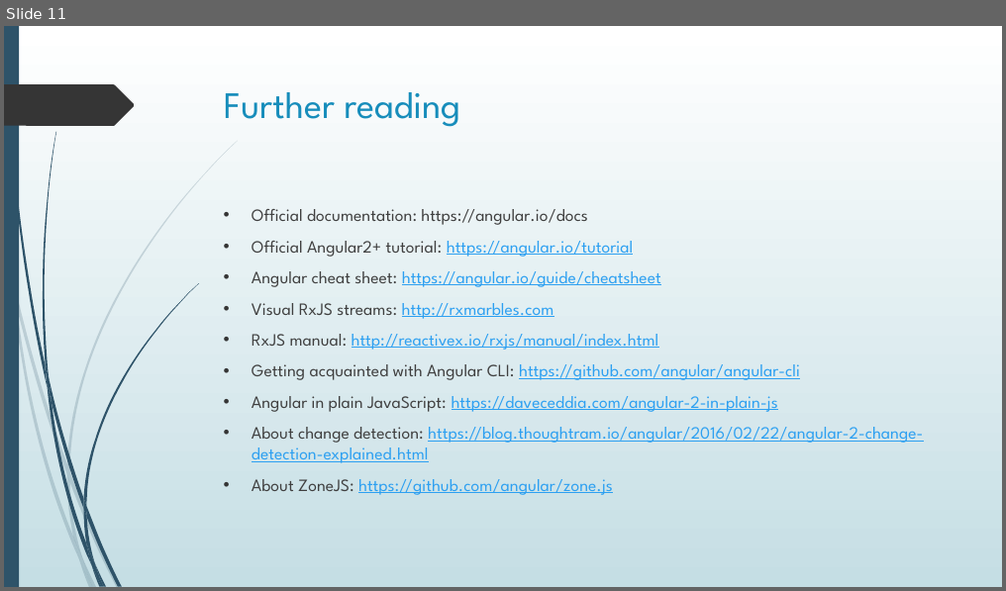
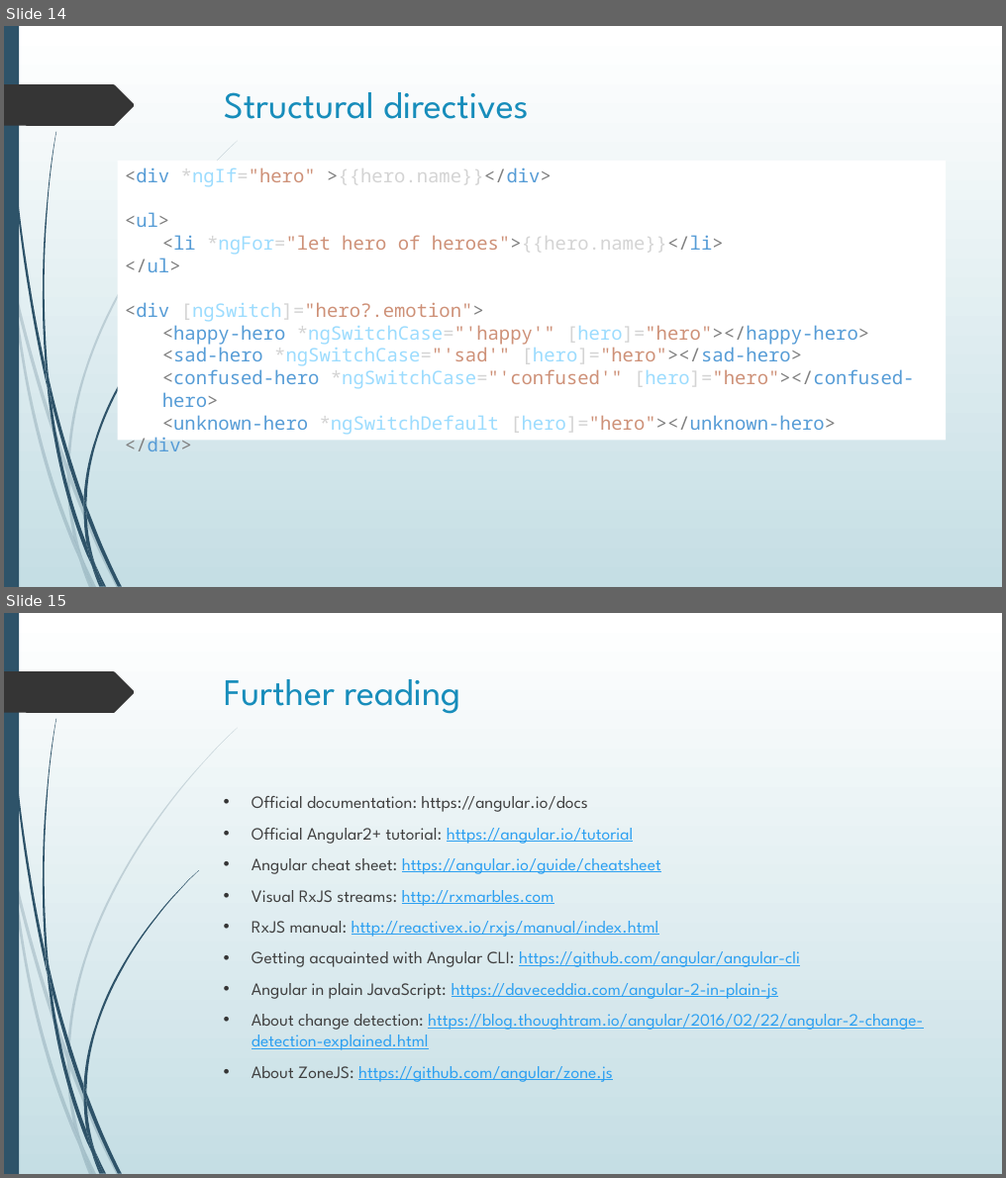
Before and after one commit to Mishurin/frontend-examples, a slide deck: angular/Angular.pptx. Shown one above the other, each under a label of ours: slide 11 before the commit, slides 14 and 15 after it. The pictures are 1006x591 and 1006x1178 pixels, drawn with LibreOffice and Linux fonts; fonts in the diff are those of the drawing. Boxes give left, top, right and bottom in pixels: in the first picture for what was removed or moved away, otherwise in the second. Text is boxed around its words. In the diff, an @@ line names an element or a change of style, - is before the commit and + after.

```diff
--- a/angular/Angular.pptx
+++ b/angular/Angular.pptx
@@ slide 14 added at box(4, 26, 1002, 587), background gradient #FFFFFF to #C5DEE5; not listed: 24 template elements that a slide beside it also shows @@
@@ title added at box(224, 92, 529, 119), 36 pt, text #178DBB @@
+Structural directives
@@ rectangle added at box(118, 161, 946, 441), fill #FFFFFF, 18 pt, text #569CD6 @@
+<div *ngIf="hero" >{{hero.name}}</div>
+<ul>
+<li *ngFor="let hero of heroes">{{hero.name}}</li>
+</ul>
+<div [ngSwitch]="hero?.emotion">
+  <happy-hero *ngSwitchCase="'happy'" [hero]="hero"></happy-hero>
+  <sad-hero *ngSwitchCase="'sad'" [hero]="hero"></sad-hero>
+  <confused-hero *ngSwitchCase="'confused'" [hero]="hero"></confused-hero>
+  <unknown-hero *ngSwitchDefault [hero]="hero"></unknown-hero>
+</div>
@@ what was slide 11 is now slide 15 @@
```
Also in this commit, not shown: 3 other slides added, 5 other files.
